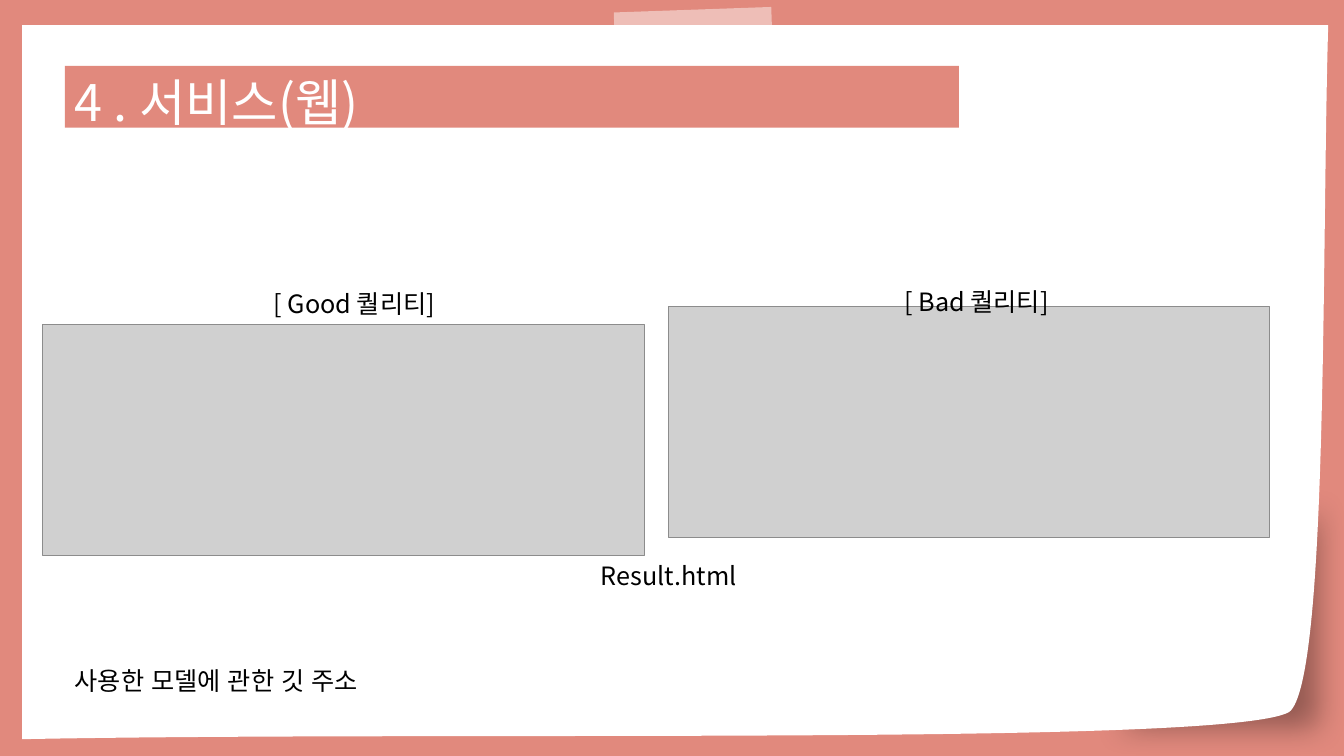
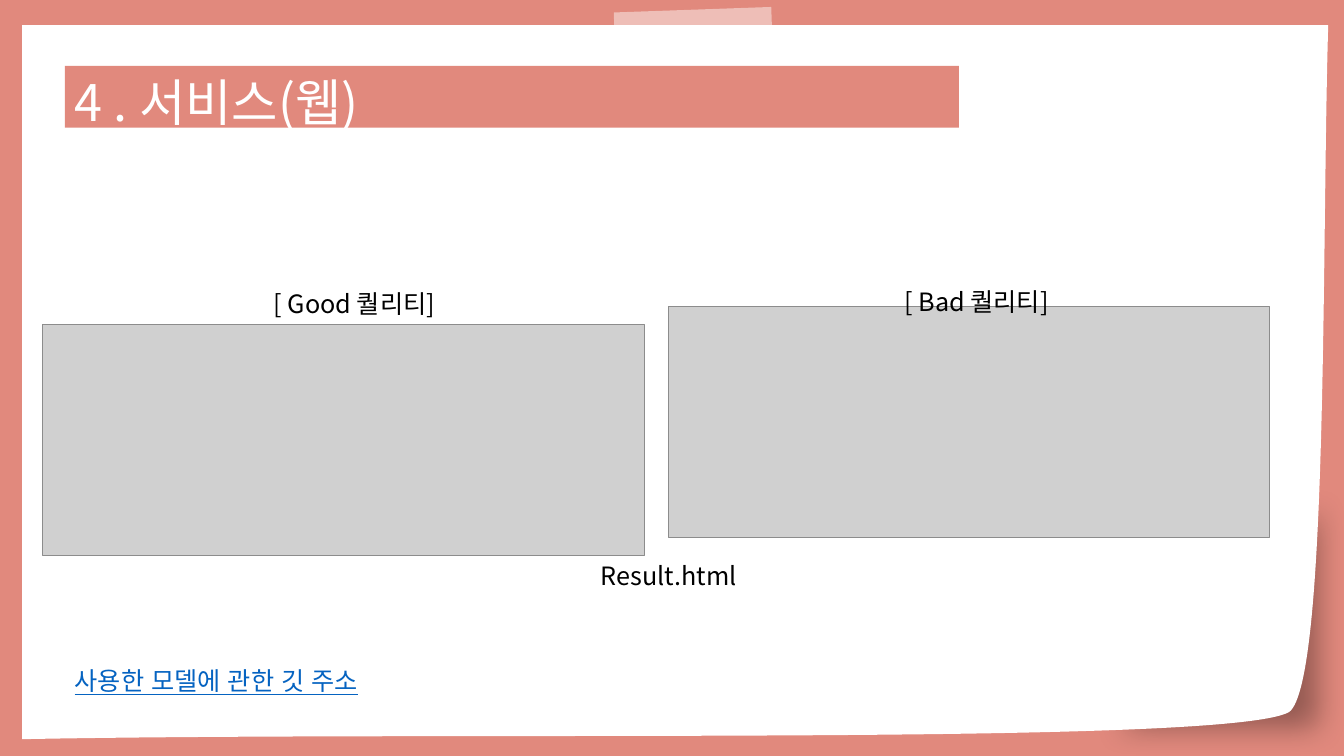
Before and after one commit to ujjjin2/RedWind_Model, a slide deck: slide 20 of PPT/머신러닝입문_Rep4_202045016허유진.pptx. Drawn at 1344x756 pixels with LibreOffice and Linux fonts; fonts in the diff are those of the drawing; grey boxes stand for pictures. Boxes give left, top, right and bottom in pixels: in the first picture for what was removed or moved away, otherwise in the second. Text is boxed around its words. In the diff, an @@ line names an element or a change of style, - is before the commit and + after.

Commit message:
ppt 수정

```diff
--- a/PPT/머신러닝입문_Rep4_202045016허유진.pptx
+++ b/PPT/머신러닝입문_Rep4_202045016허유진.pptx
@@ text "사용한 모델에 관한 깃 주소" at [75, 669, 357, 695]: text colour #000000 to #0563C1, underline on @@
```
Also in this commit, not shown: 1 other file.
